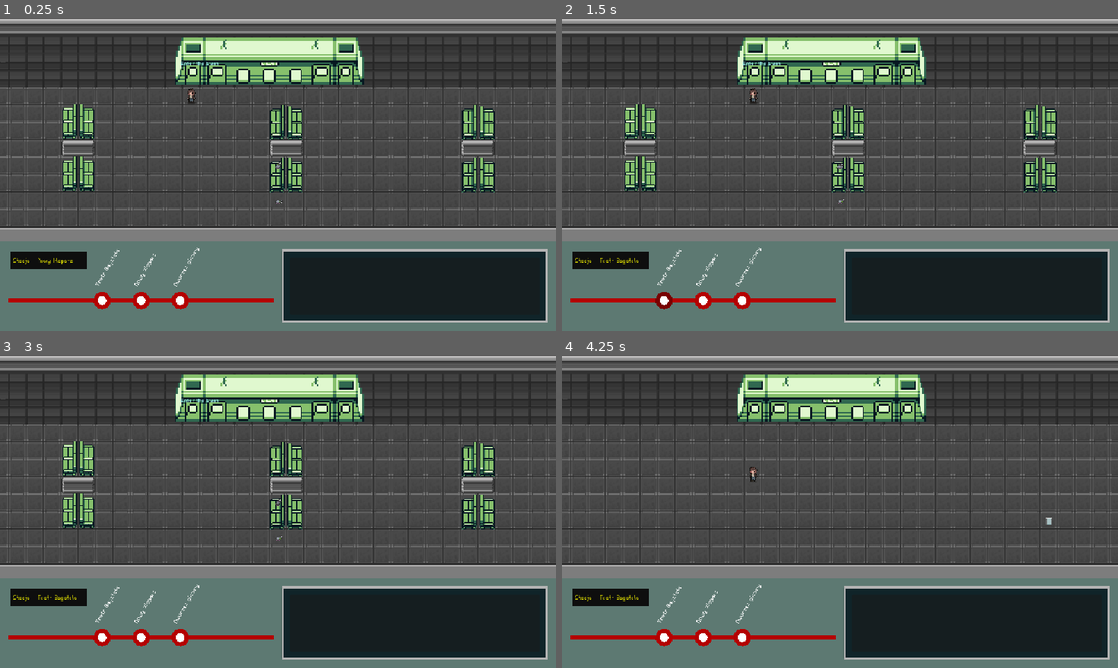
Above: before the commit, frames 1-4 (two rows, left to right).
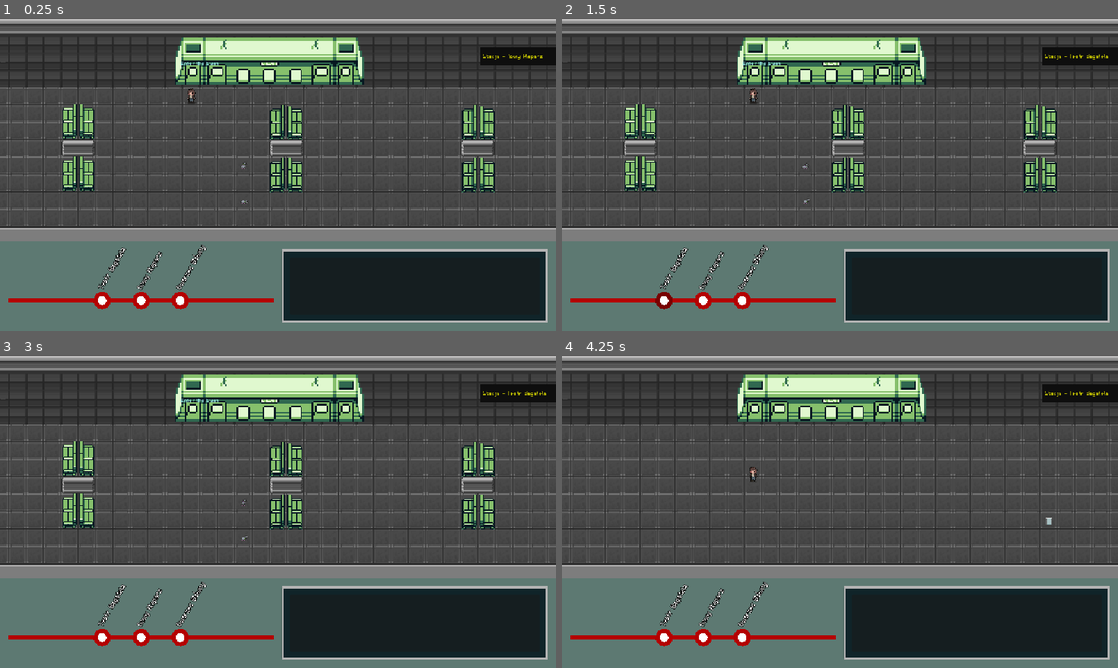
Above: after the commit, the same moments.

Repository: AlbertPec/TGK-2026
Game: Godot game, scene res://van_buren.tscn
Same seed, same stepped clock (60 frames per second), same inputs: the game is played once before the commit and once after it.
Inputs (mouse positions are in pixels of both pictures, inside the frame that each line leads up to):
- Up to frame 1 (0.25 s): no input
- Up to frame 2 (1.5 s): click (662, 299) at 0.52 s; click (662, 299) at 1.27 s
- Up to frame 3 (3 s): click (100, 636) at 2.02 s; move the mouse to (400, 495) at 2.77 s; hold E (interact) from 2.78 s (still down)
- Up to frame 4 (4.25 s): tap Enter at 3.5 s; move the mouse to (728, 527) at 3.52 s; release E (interact) at 3.53 s; click (728, 527) at 3.6 s

The runs differ from the first frame. In frame 1, 2.0% of the frame differs, in the area x 1-100%, y 9-87%; in frame 2, 2.0%; in frame 3, 2.0%; in frame 4, 2.0%.

Commit message:
new scene for station map point; curent station map scene

Diff:
--- /dev/null
+++ b/UI/current_station/current_station.gd
@@ -0,0 +1,20 @@
+extends Control
+
+@onready var label = $MarginContainer/Panel/MarginContainer/CurrentStationLabel
+
+var station_id_to_name = { # maps id from ui signal to name of station
+	"TeatrBagatela":"Teatr Bagatela",
+	"DworzecGlowny":"Dworzec Główny",
+	"NowyKleparz":"Nowy Kleparz",
+}
+func change_current_station_label(station_id):
+	label.text = "Stacja - " + station_id_to_name[station_id]
+
+# Called when the node enters the scene tree for the first time.
+func _ready() -> void:
+	pass # Replace with function body.
+
+
+# Called every frame. 'delta' is the elapsed time since the previous frame.
+func _process(delta: float) -> void:
+	pass
--- /dev/null
+++ b/UI/current_station/current_station.tscn
@@ -0,0 +1,53 @@
+[gd_scene format=3 uid="uid://k1y7mt2r25jy"]
+
+[ext_resource type="FontFile" uid="uid://r6us10gkmxef" path="res://fonts/m5x7.ttf" id="1_lrs8r"]
+[ext_resource type="Script" uid="uid://bdoir8j8lbbi8" path="res://UI/current_station/current_station.gd" id="1_xukqr"]
+
+[sub_resource type="Theme" id="Theme_xukqr"]
+
+[sub_resource type="StyleBoxFlat" id="StyleBoxFlat_pcjml"]
+bg_color = Color(0.05457376, 0.05457379, 0.054573722, 1)
+
+[node name="CurrentStation" type="Control" unique_id=845620964]
+layout_mode = 3
+anchors_preset = 15
+anchor_right = 1.0
+anchor_bottom = 1.0
+grow_horizontal = 2
+grow_vertical = 2
+script = ExtResource("1_xukqr")
+
+[node name="MarginContainer" type="MarginContainer" parent="." unique_id=2118799432]
+custom_minimum_size = Vector2(150, 14)
+layout_mode = 0
+offset_right = 40.0
+offset_bottom = 40.0
+theme_override_constants/margin_left = 4
+theme_override_constants/margin_top = 4
+theme_override_constants/margin_right = 4
+theme_override_constants/margin_bottom = 4
+
+[node name="Panel" type="Panel" parent="MarginContainer" unique_id=1698041028]
+layout_mode = 2
+theme = SubResource("Theme_xukqr")
+theme_override_styles/panel = SubResource("StyleBoxFlat_pcjml")
+
+[node name="MarginContainer" type="MarginContainer" parent="MarginContainer/Panel" unique_id=2120445908]
+layout_mode = 1
+anchors_preset = 15
+anchor_right = 1.0
+anchor_bottom = 1.0
+grow_horizontal = 2
+grow_vertical = 2
+theme_override_constants/margin_left = 6
+theme_override_constants/margin_top = 6
+theme_override_constants/margin_right = 6
+theme_override_constants/margin_bottom = 6
+
+[node name="CurrentStationLabel" type="Label" parent="MarginContainer/Panel/MarginContainer" unique_id=192675703]
+layout_mode = 2
+size_flags_horizontal = 0
+theme_override_colors/font_color = Color(0.85800105, 0.8545566, 0, 1)
+theme_override_fonts/font = ExtResource("1_lrs8r")
+theme_override_font_sizes/font_size = 15
+text = "Stacja - Nowy Kleparz"
--- a/UI/heads_up_display.gd
+++ b/UI/heads_up_display.gd
@@ -2,11 +2,13 @@
 
 @onready var station_map = $UIContainer/MarginContainer/HBoxContainer/StationMap
 @onready var textbox = $UIContainer/MarginContainer/HBoxContainer/Textbox
+@onready var current_station = $CurrentStation
 
 signal ui_station_chosen(station_id)
 
 func _on_station_chosen(station_id):
 	emit_signal("ui_station_chosen", station_id)
+	current_station.change_current_station_label(station_id)
 
 func _ready() -> void:
 	station_map.connect("station_chosen",_on_station_chosen)
--- a/UI/heads_up_display.tscn
+++ b/UI/heads_up_display.tscn
@@ -3,6 +3,7 @@
 [ext_resource type="PackedScene" uid="uid://cno7w3aagkwaq" path="res://UI/station_map/station_map.tscn" id="1_io4rn"]
 [ext_resource type="Script" uid="uid://i24anx0dpq3v" path="res://UI/heads_up_display.gd" id="1_mrfv7"]
 [ext_resource type="PackedScene" uid="uid://fym0ttqfhurp" path="res://UI/textbox/textbox.tscn" id="2_hai4h"]
+[ext_resource type="PackedScene" uid="uid://k1y7mt2r25jy" path="res://UI/current_station/current_station.tscn" id="4_qbcpd"]
 
 [sub_resource type="StyleBoxFlat" id="StyleBoxFlat_mrfv7"]
 bg_color = Color(0.3649535, 0.4754759, 0.44582558, 1)
@@ -51,3 +52,15 @@
 [node name="Textbox" parent="UIContainer/MarginContainer/HBoxContainer" unique_id=247840929 instance=ExtResource("2_hai4h")]
 layout_mode = 2
 size_flags_vertical = 1
+
+[node name="CurrentStation" parent="." unique_id=845620964 instance=ExtResource("4_qbcpd")]
+layout_mode = 1
+anchors_preset = 1
+anchor_left = 1.0
+anchor_bottom = 0.0
+offset_left = -144.0
+offset_top = 50.0
+offset_right = -144.0
+offset_bottom = 50.0
+grow_horizontal = 0
+grow_vertical = 1
--- a/UI/station_map/station_map.gd
+++ b/UI/station_map/station_map.gd
@@ -4,18 +4,9 @@
 
 signal station_chosen(station_id)
 
-var station_id_to_name = { # maps id from ui signal to name of station
-	"TeatrBagatela":"Teatr Bagatela",
-	"DworzecGlowny":"Dworzec Główny",
-	"NowyKleparz":"Nowy Kleparz",
-}
-
 func _on_station_selected(station_id):
 	emit_signal("station_chosen", station_id)
-	_change_current_station_label(station_id_to_name[station_id])
 
-func _change_current_station_label(name):
-	CurrentStationLabel.text = "Stacja - " + name
 
 func _ready() -> void:
 	for station in $StationsContainer.get_children():
--- a/UI/station_map/station_map.tscn
+++ b/UI/station_map/station_map.tscn
@@ -1,26 +1,7 @@
 [gd_scene format=3 uid="uid://cno7w3aagkwaq"]
 
 [ext_resource type="Script" uid="uid://b38yuohhkul3n" path="res://UI/station_map/station_map.gd" id="1_w4lhw"]
-[ext_resource type="Script" uid="uid://bnw4b84r6cyx0" path="res://UI/station_map/station_map_point.gd" id="2_lrtcn"]
-[ext_resource type="FontFile" uid="uid://r6us10gkmxef" path="res://fonts/m5x7.ttf" id="3_lrtcn"]
-[ext_resource type="Texture2D" uid="uid://c56yjegbdfrmo" path="res://UI_assets/buttons_states.png" id="4_f4rj7"]
-
-[sub_resource type="AtlasTexture" id="AtlasTexture_eyhy7"]
-atlas = ExtResource("4_f4rj7")
-region = Rect2(56, 56, 401, 401)
-
-[sub_resource type="AtlasTexture" id="AtlasTexture_j6r2v"]
-atlas = ExtResource("4_f4rj7")
-region = Rect2(568, 56, 401, 401)
-
-[sub_resource type="AtlasTexture" id="AtlasTexture_ne1t6"]
-atlas = ExtResource("4_f4rj7")
-region = Rect2(1080, 61, 401, 401)
-
-[sub_resource type="Theme" id="Theme_f4rj7"]
-
-[sub_resource type="StyleBoxFlat" id="StyleBoxFlat_eyhy7"]
-bg_color = Color(0.05457376, 0.05457379, 0.054573722, 1)
+[ext_resource type="PackedScene" uid="uid://d3sah5tqtlhwk" path="res://UI/station_map/station_map_point.tscn" id="2_eyhy7"]
 
 [node name="StationMap" type="Control" unique_id=706833493]
 layout_mode = 3
@@ -56,133 +37,17 @@
 theme_override_constants/separation = 40
 alignment = 1
 
-[node name="TeatrBagatela" type="VBoxContainer" parent="StationsContainer" unique_id=612668091]
+[node name="TeatrBagatela" parent="StationsContainer" unique_id=725339114 instance=ExtResource("2_eyhy7")]
 layout_mode = 2
-script = ExtResource("2_lrtcn")
 station_id = "TeatrBagatela"
+station_name = "Teatr Bagatela"
 
-[node name="Control" type="Control" parent="StationsContainer/TeatrBagatela" unique_id=278120206]
+[node name="NowyKleparz" parent="StationsContainer" unique_id=1385185070 instance=ExtResource("2_eyhy7")]
 layout_mode = 2
-size_flags_horizontal = 0
+station_id = "NowyKleparz"
+station_name = "Nowy Kleparz"
 
-[node name="Label" type="Label" parent="StationsContainer/TeatrBagatela/Control" unique_id=1896057074]
-layout_mode = 1
-anchors_preset = 4
-anchor_top = 0.5
-anchor_bottom = 0.5
-offset_top = -11.5
-offset_right = 113.0
-offset_bottom = 11.5
-grow_vertical = 2
-rotation = -1.0471976
-size_flags_horizontal = 4
-theme_override_fonts/font = ExtResource("3_lrtcn")
-text = "Teatr Bagatela"
-
-[node name="Button" type="TextureButton" parent="StationsContainer/TeatrBagatela" unique_id=526861236]
-custom_minimum_size = Vector2(32, 32)
+[node name="DworzecGlowny" parent="StationsContainer" unique_id=750991227 instance=ExtResource("2_eyhy7")]
 layout_mode = 2
-texture_normal = SubResource("AtlasTexture_eyhy7")
-texture_pressed = SubResource("AtlasTexture_j6r2v")
-texture_hover = SubResource("AtlasTexture_ne1t6")
-ignore_texture_size = true
-stretch_mode = 0
-
-[node name="NowyKleparz" type="VBoxContainer" parent="StationsContainer" unique_id=1043353745]
-layout_mode = 2
-script = ExtResource("2_lrtcn")
-station_id = "NowyKleparz"
-
-[node name="Control" type="Control" parent="StationsContainer/NowyKleparz" unique_id=1718722903]
-layout_mode = 2
-size_flags_horizontal = 0
-
-[node name="Label" type="Label" parent="StationsContainer/NowyKleparz/Control" unique_id=178903452]
-layout_mode = 1
-anchors_preset = 4
-anchor_top = 0.5
-anchor_bottom = 0.5
-offset_top = -11.5
-offset_right = 113.0
-offset_bottom = 11.5
-grow_vertical = 2
-rotation = -1.0471976
-size_flags_horizontal = 4
-theme_override_fonts/font = ExtResource("3_lrtcn")
-text = "Nowy Kleparz"
-
-[node name="Button" type="TextureButton" parent="StationsContainer/NowyKleparz" unique_id=468810582]
-custom_minimum_size = Vector2(32, 32)
-layout_mode = 2
-texture_normal = SubResource("AtlasTexture_eyhy7")
-texture_pressed = SubResource("AtlasTexture_j6r2v")
-texture_hover = SubResource("AtlasTexture_ne1t6")
-ignore_texture_size = true
-stretch_mode = 0
-
-[node name="DworzecGlowny" type="VBoxContainer" parent="StationsContainer" unique_id=96814956]
-layout_mode = 2
-script = ExtResource("2_lrtcn")
 station_id = "DworzecGlowny"
-
-[node name="Control" type="Control" parent="StationsContainer/DworzecGlowny" unique_id=1598055984]
-layout_mode = 2
-size_flags_horizontal = 0
-
-[node name="Label" type="Label" parent="StationsContainer/DworzecGlowny/Control" unique_id=1249979338]
-layout_mode = 1
-anchors_preset = 4
-anchor_top = 0.5
-anchor_bottom = 0.5
-offset_top = -11.5
-offset_right = 113.0
-offset_bottom = 11.5
-grow_vertical = 2
-rotation = -1.0471976
-size_flags_horizontal = 4
-theme_override_fonts/font = ExtResource("3_lrtcn")
-text = "Dworzec glowny"
-
-[node name="Button" type="TextureButton" parent="StationsContainer/DworzecGlowny" unique_id=434294573]
-custom_minimum_size = Vector2(32, 32)
-layout_mode = 2
-texture_normal = SubResource("AtlasTexture_eyhy7")
-texture_pressed = SubResource("AtlasTexture_j6r2v")
-texture_hover = SubResource("AtlasTexture_ne1t6")
-ignore_texture_size = true
-stretch_mode = 0
-
-[node name="MarginContainer" type="MarginContainer" parent="." unique_id=1339047535]
-custom_minimum_size = Vector2(150, 14)
-layout_mode = 1
-offset_right = 40.0
-offset_bottom = 40.0
-theme_override_constants/margin_left = 4
-theme_override_constants/margin_top = 4
-theme_override_constants/margin_right = 4
-theme_override_constants/margin_bottom = 4
-
-[node name="Panel" type="Panel" parent="MarginContainer" unique_id=54266258]
-layout_mode = 2
-theme = SubResource("Theme_f4rj7")
-theme_override_styles/panel = SubResource("StyleBoxFlat_eyhy7")
-
-[node name="MarginContainer" type="MarginContainer" parent="MarginContainer/Panel" unique_id=501423367]
-layout_mode = 1
-anchors_preset = 15
-anchor_right = 1.0
-anchor_bottom = 1.0
-grow_horizontal = 2
-grow_vertical = 2
-theme_override_constants/margin_left = 6
-theme_override_constants/margin_top = 6
-theme_override_constants/margin_right = 6
-theme_override_constants/margin_bottom = 6
-
-[node name="CurrentStationLabel" type="Label" parent="MarginContainer/Panel/MarginContainer" unique_id=36207066]
-layout_mode = 2
-size_flags_horizontal = 0
-theme_override_colors/font_color = Color(0.85800105, 0.8545566, 0, 1)
-theme_override_fonts/font = ExtResource("3_lrtcn")
-theme_override_font_sizes/font_size = 15
-text = "Stacja - Nowy Kleparz"
+station_name = "Dworzec Główny"
--- a/UI/station_map/station_map_point.gd
+++ b/UI/station_map/station_map_point.gd
@@ -2,10 +2,15 @@
 
 signal station_selected(station_id)
 
+@onready var button = $Button
+@onready var label = $Control/Label
+
 @export var station_id: String
+@export var station_name: String
 
 func _on_pressed():
 	emit_signal("station_selected", station_id)
 
 func _ready() -> void:
-	$Button.pressed.connect(_on_pressed)
+	button.pressed.connect(_on_pressed)
+	label.text = station_name
--- /dev/null
+++ b/UI/station_map/station_map_point.tscn
@@ -0,0 +1,50 @@
+[gd_scene format=3 uid="uid://d3sah5tqtlhwk"]
+
+[ext_resource type="Script" uid="uid://bnw4b84r6cyx0" path="res://UI/station_map/station_map_point.gd" id="1_5c7rx"]
+[ext_resource type="FontFile" uid="uid://r6us10gkmxef" path="res://fonts/m5x7.ttf" id="1_mdq71"]
+[ext_resource type="Texture2D" uid="uid://c56yjegbdfrmo" path="res://UI_assets/buttons_states.png" id="2_5c7rx"]
+
+[sub_resource type="AtlasTexture" id="AtlasTexture_cx7go"]
+atlas = ExtResource("2_5c7rx")
+region = Rect2(56, 56, 401, 401)
+
+[sub_resource type="AtlasTexture" id="AtlasTexture_stvo3"]
+atlas = ExtResource("2_5c7rx")
+region = Rect2(568, 56, 401, 401)
+
+[sub_resource type="AtlasTexture" id="AtlasTexture_vu4b6"]
+atlas = ExtResource("2_5c7rx")
+region = Rect2(1080, 61, 401, 401)
+
+[node name="StationMapPoint" type="VBoxContainer" unique_id=725339114]
+anchors_preset = 15
+anchor_right = 1.0
+anchor_bottom = 1.0
+grow_horizontal = 2
+grow_vertical = 2
+script = ExtResource("1_5c7rx")
+
+[node name="Control" type="Control" parent="." unique_id=1925800250]
+layout_mode = 2
+
+[node name="Label" type="Label" parent="Control" unique_id=1427468848]
+layout_mode = 0
+offset_left = 6.0
+offset_top = -6.0
+offset_right = 119.0
+offset_bottom = 17.0
+rotation = -1.0471976
+size_flags_horizontal = 4
+theme_override_constants/outline_size = 5
+theme_override_fonts/font = ExtResource("1_mdq71")
+theme_override_font_sizes/font_size = 18
+text = "Teatr Bagatela"
+
+[node name="Button" type="TextureButton" parent="." unique_id=678843533]
+custom_minimum_size = Vector2(32, 32)
+layout_mode = 2
+texture_normal = SubResource("AtlasTexture_cx7go")
+texture_pressed = SubResource("AtlasTexture_stvo3")
+texture_hover = SubResource("AtlasTexture_vu4b6")
+ignore_texture_size = true
+stretch_mode = 0
--- a/board/tile_map_nowy_kleparz.tscn
+++ b/board/tile_map_nowy_kleparz.tscn
@@ -101,10 +101,10 @@
 region_rect = Rect2(272, 18, 16, 45)
 
 [node name="enemy" parent="." index="16" unique_id=1486208510 instance=ExtResource("3_kujnm")]
-spawn_grid_cell = Vector2i(16, 8)
+spawn_grid_cell = Vector2i(14, 8)
 enemy_type = ExtResource("4_62ym3")
 visual_node_path = NodePath(".")
 
 [node name="enemy2" parent="." index="17" unique_id=1008660993 instance=ExtResource("3_kujnm")]
-spawn_grid_cell = Vector2i(16, 10)
+spawn_grid_cell = Vector2i(14, 10)
 visual_node_path = NodePath(".")
Not shown, added: UI/current_station/current_station.gd.uid
